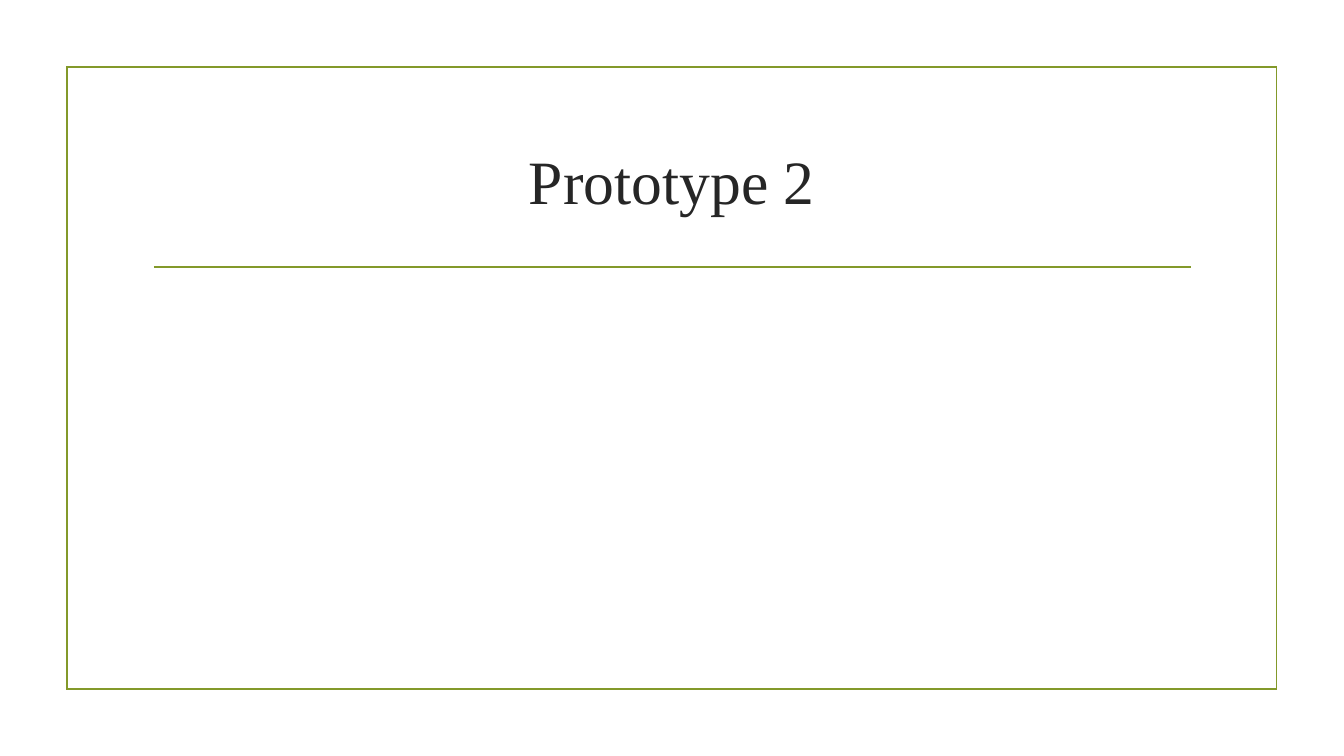
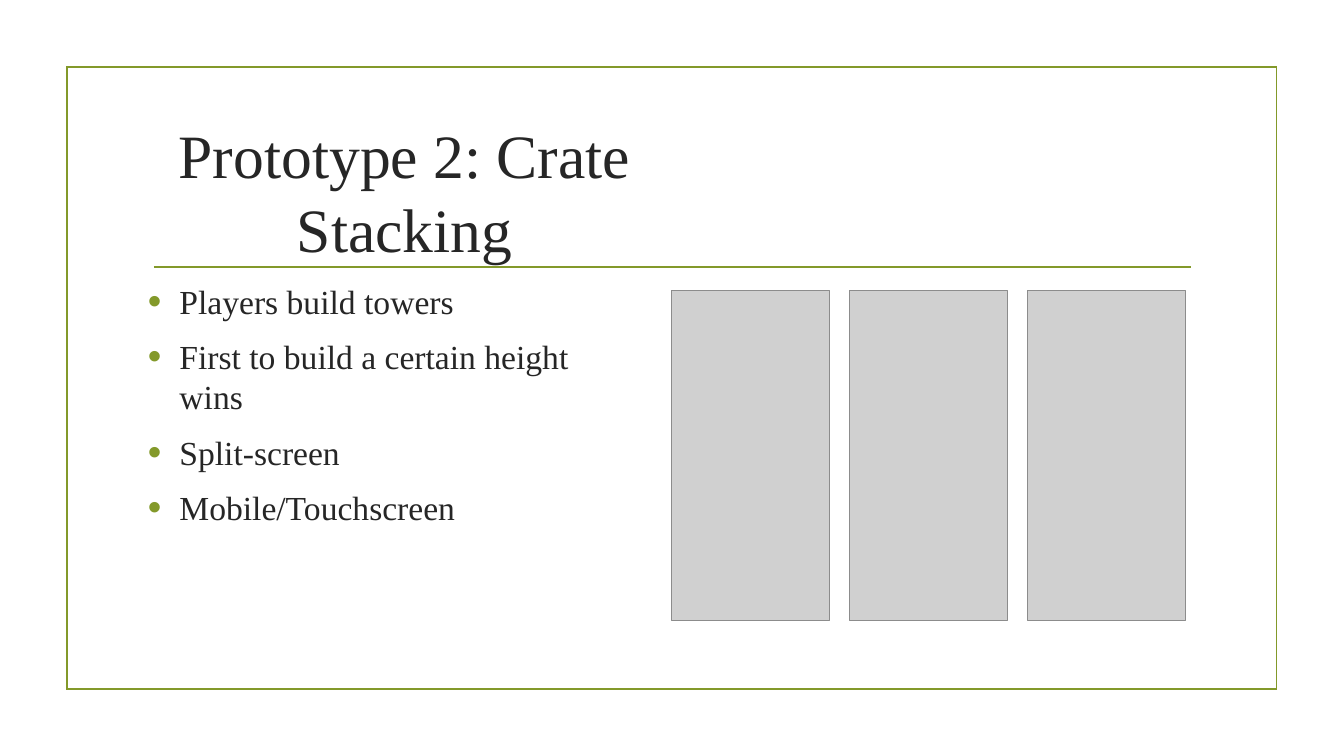
Before and after one commit to UoSGamesGroups/second-semester-dm-group-1, a slide deck: slide 9 of docs/presentation/Adversarial Physics.pptx. Drawn at 1344x756 pixels with LibreOffice and Linux fonts; fonts in the diff are those of the drawing; grey boxes stand for pictures; background and template pictures are left out. Boxes give left, top, right and bottom in pixels: in the first picture for what was removed or moved away, otherwise in the second. Text is boxed around its words. In the diff, an @@ line names an element or a change of style, - is before the commit and + after.

Commit message:
Stacking Prototype slide on presentation

```diff
--- a/docs/presentation/Adversarial Physics.pptx
+++ b/docs/presentation/Adversarial Physics.pptx
@@ title "Prototype 2: Crate Stacking" at box(179, 137, 630, 263): vertical alignment middle to bottom @@
@@ title at box(179, 137, 630, 263): text changed @@
-Prototype 2
+Prototype 2: Crate Stacking
@@ text added at box(179, 290, 568, 521), 24 pt, text #262626 @@
+• Players build towers
+• First to build a certain height wins
+• Split-screen
+• Mobile/Touchscreen
@@ picture added at box(671, 290, 830, 620) @@
@@ picture added at box(850, 290, 1008, 620) @@
@@ picture added at box(1027, 290, 1186, 620) @@
```
Also in this commit, not shown: 4 other slides changed, 7 other files.
